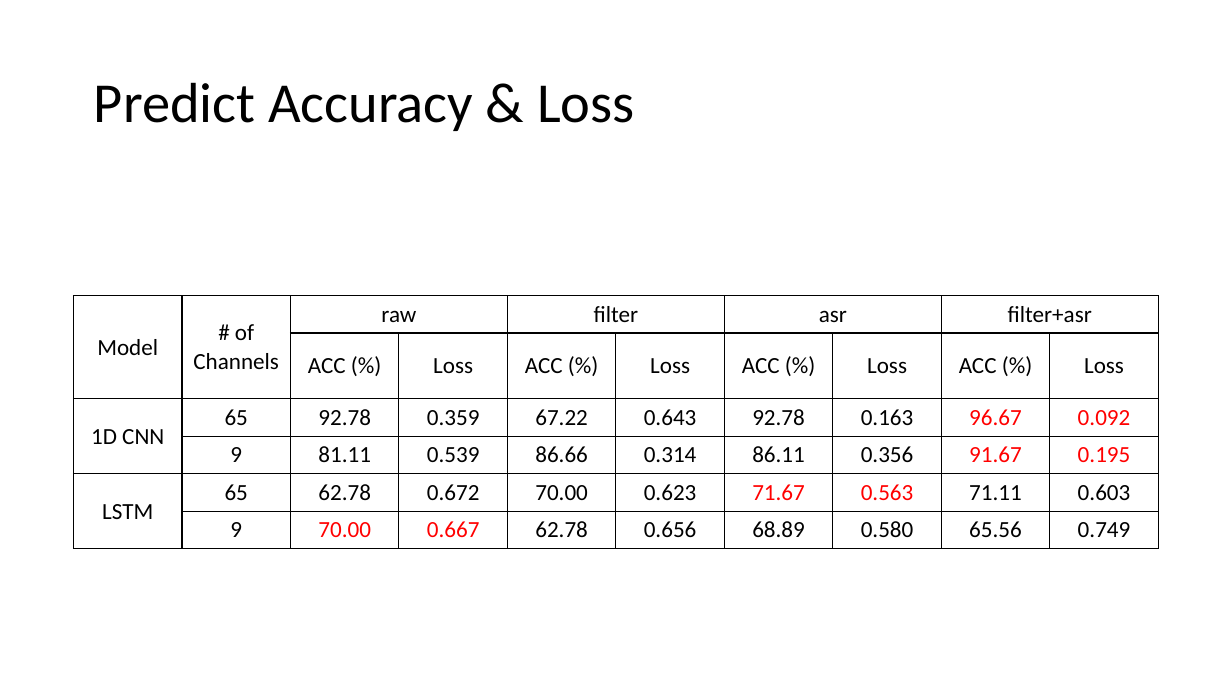
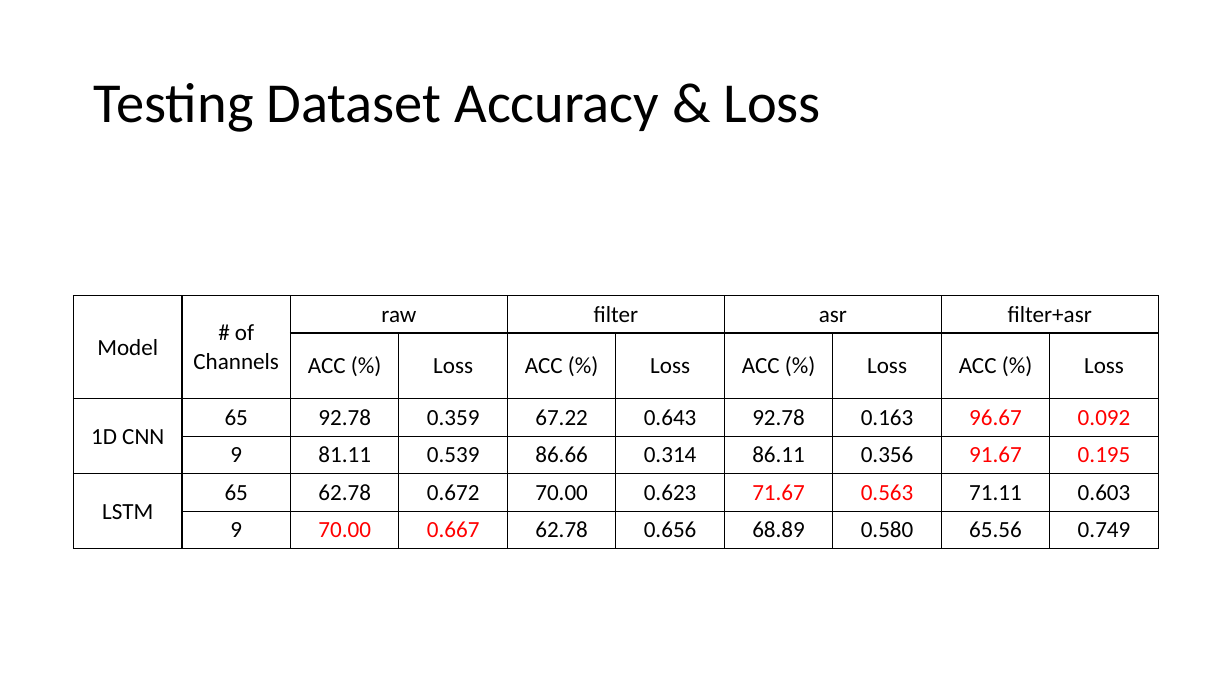
Before and after one commit to ReMi-Hsu/BCI_Schizophrenia, a slide deck: slide 25 of Final_Project.pptx. Drawn at 1232x693 pixels with LibreOffice and Linux fonts; fonts in the diff are those of the drawing. Boxes give left, top, right and bottom in pixels: in the first picture for what was removed or moved away, otherwise in the second. Text is boxed around its words. In the diff, an @@ line names an element or a change of style, - is before the commit and + after.

```diff
--- a/Final_Project.pptx
+++ b/Final_Project.pptx
@@ title at (94,83,821,132): text changed @@
-Predict Accuracy & Loss
+Testing Dataset Accuracy & Loss
```
Also in this commit, not shown: 1 other slide changed, 43 other files.
